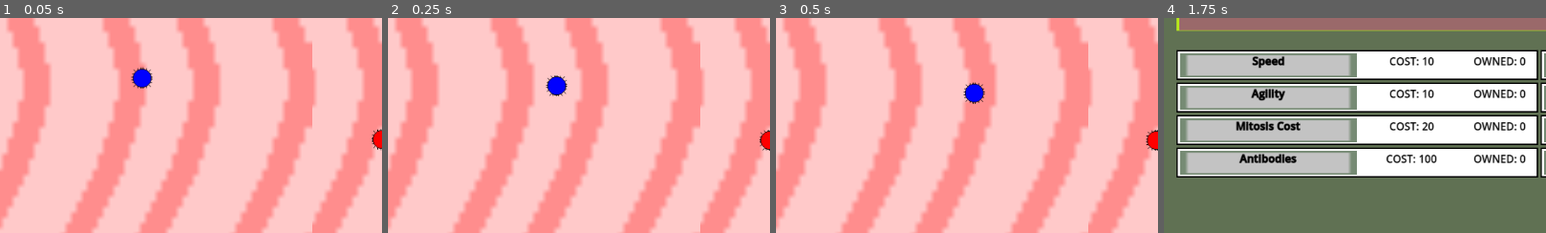
Above: before the commit, frames 1-4 (left to right).
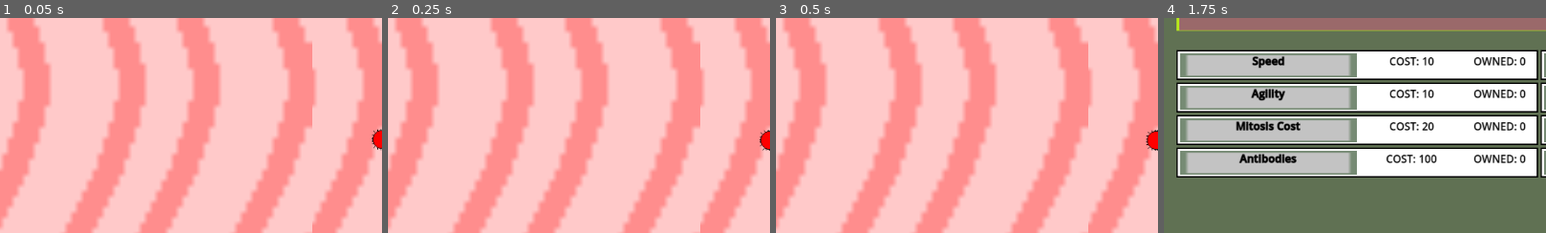
Above: after the commit, the same moments.

Repository: James-Perdue/GMTKJam24
Game: Godot game, scene res://scenes/RootLevel.tscn
Two runs of this game, one before a commit and one after it. Both use one fixed random seed, a clock stepped at 60 frames per second and the inputs below. The engine's default icon, where the game draws it, is replaced by a stand-in: a white triangle on a blue panel in a dark square.
Inputs (mouse positions are % of the whole screen's width and height, from its top left):
- Up to frame 1 (0.05 s): no input
- Up to frame 2 (0.25 s): no input
- Up to frame 3 (0.5 s): no input
- Up to frame 4 (1.75 s): click (75, 3) at 0.5 s; tap Enter at 1.25 s; hold D (move_right) from 1.28 s (still down); tap Space (action) at 1.35 s
The pictures show only the part of the screen within x 0-50%, y 22-72%; the shares and areas given below are measured in that part.

The runs differ from the first frame. In frame 1, 0.4% of the frame differs, in the area x 34-40%, y 22-33%; in frame 2, 0.4%; in frame 3, 0.4%; in frame 4, nothing differs.

Commit message:
Added Enemies

Diff:
--- a/IntestineTiles.tres
+++ b/IntestineTiles.tres
@@ -23,11 +23,13 @@
 texture = ExtResource("5_p6d7u")
 texture_region_size = Vector2i(512, 512)
 0:0/0 = 0
+0:0/0/physics_layer_0/polygon_0/points = PackedVector2Array(-256, -256, 256, -256, 256, 256, -256, 256)
 
 [sub_resource type="TileSetAtlasSource" id="TileSetAtlasSource_b1w38"]
 texture = ExtResource("6_txget")
 texture_region_size = Vector2i(512, 512)
 0:0/0 = 0
+0:0/0/physics_layer_0/polygon_0/points = PackedVector2Array(-256, -256, 256, -256, 256, 256, -256, 256)
 
 [resource]
 tile_size = Vector2i(512, 512)
--- a/colony.gd
+++ b/colony.gd
@@ -48,7 +48,9 @@
 
 # Called every frame. 'delta' is the elapsed time since the previous frame.
 func _process(delta: float) -> void:
-	var character2D = self.get_node("CharacterBody2D")
+	#var character2D = self.get_node("CharacterBody2D")
+
+	#Attempting to read collision and reaction from parent
 	#print('character2D.is_on_wall()', character2D.is_on_wall())
 	#if character2D.is_on_wall():
 		#position += character2D.get_wall_normal() * delta
@@ -56,10 +58,10 @@
 		#position += delta * velocity
 	#print(position)
 
-	character2D.move(velocity * delta)
+	#Try to let child handle it
+	#character2D.move(velocity * delta)
 
-	#self.get_node("CharacterBody2D").move_and_slide()
-	#position += delta * velocity
+	position += delta * velocity
 
 func move(direction: Vector2):
 	velocity = direction.normalized() * self.speed
--- a/scenes/EnemyController.gd
+++ b/scenes/EnemyController.gd
@@ -1,17 +1,24 @@
 extends Node2D
 var Colony = preload("res://Colony.tscn")
 var colony: Node2D
-var startPosition = Vector2(150, 256)
+var colonySettings = {
+		colonyColor = 'blue',
+		cellDurability = 5,
+		speed = 200,
+		damageMultiplier = 2,
+		startPosition = Vector2(20, 256)
+}
 
 # Called when the node enters the scene tree for the first time.
 func _ready() -> void:
 	colony = Colony.instantiate()
-	colony.colonyColor = "blue"
-	colony.position = startPosition
+	colony.colonyColor = colonySettings.colonyColor
+	colony.position = colonySettings.startPosition
 	colony.colonyDied.connect(_on_colony_die)
 	add_child(colony)
 	# Colony Specific Stats
-	colony.set_stats(200, 1.0, 0, 2)  # imagine my surprise when GDScript doesnt support named arguments
+	# Is there a need for this?
+	colony.set_stats(colonySettings.speed, colonySettings.damageMultiplier, 0, colonySettings.cellDurability)  # imagine my surprise when GDScript doesnt support named arguments
 	pass
 
 func _on_colony_die():
@@ -25,5 +32,5 @@
 		if abs(direction.x) < 400 && abs(direction.y) < 400:
 			colony.move(direction)
 		else:
-			colony.move(startPosition - colony.global_position)
+			colony.move(colonySettings.startPosition - colony.global_position)
 	pass
--- /dev/null
+++ b/scenes/EnemyController.tscn
@@ -0,0 +1,7 @@
+[gd_scene load_steps=2 format=3 uid="uid://6u81if6rrh4p"]
+
+[ext_resource type="Script" path="res://scenes/EnemyController.gd" id="1_3i0mp"]
+
+[node name="EnemyController" type="Node2D"]
+position = Vector2(246, 244)
+script = ExtResource("1_3i0mp")
--- a/scenes/RootLevel.tscn
+++ b/scenes/RootLevel.tscn
@@ -1,9 +1,8 @@
-[gd_scene load_steps=5 format=4 uid="uid://nwy5vuwjgas0"]
+[gd_scene load_steps=4 format=4 uid="uid://nwy5vuwjgas0"]
 
 [ext_resource type="Script" path="res://scenes/root_level.gd" id="1_2vcth"]
 [ext_resource type="PackedScene" uid="uid://clhgopfoq7iyb" path="res://PlayerController.tscn" id="1_lfa0c"]
 [ext_resource type="TileSet" uid="uid://ck5vcsja7w6n0" path="res://IntestineTiles.tres" id="3_rx04a"]
-[ext_resource type="Script" path="res://scenes/EnemyController.gd" id="4_r5ql3"]
 
 [node name="RootLevel" type="Node2D"]
 script = ExtResource("1_2vcth")
@@ -20,9 +19,5 @@
 wait_time = 0.75
 autostart = true
 
-[node name="Node2D" type="Node2D" parent="."]
-position = Vector2(246, 244)
-script = ExtResource("4_r5ql3")
-
 [connection signal="gameOver" from="PlayerController" to="." method="_on_player_controller_game_over"]
 [connection signal="timeout" from="FoodTimer" to="." method="_on_food_timer_timeout"]
--- a/scenes/root_level.gd
+++ b/scenes/root_level.gd
@@ -1,15 +1,45 @@
 extends Node2D
 var Food = preload("res://Food.tscn")
+var EnemyController = preload("res://scenes/EnemyController.tscn")
+
+var enemies = [
+	{
+		colonyColor = 'blue',
+		cellDurability = 5,
+		speed = 200,
+		damageMultiplier = 2,
+		startPosition = Vector2(150, 1200)
+	},
+	{
+		colonyColor = 'green',
+		cellDurability = 3,
+		speed = 300,
+		damageMultiplier = 1,
+		startPosition = Vector2(2000, 200)
+	},
+	{
+		colonyColor = 'black',
+		cellDurability = 5,
+		speed = 100,
+		damageMultiplier = 2,
+		startPosition = Vector2(4000, 200)
+	}
+]
 
 var player
-var enemy
 var camera
 func _ready() -> void:
 	player = $PlayerController
-	enemy = $EnemyController
 	camera = $PlayerController/Colony/Camera2D
+	initializeEnemies()
 
 # Fix the control node size (containers really don't like being a child of Node2D)
+func initializeEnemies() -> void:
+	for enemy in enemies:
+		print('enemy', enemy)
+		var initializedEnemy = EnemyController.instantiate()
+		initializedEnemy.colonySettings = enemy
+		add_child(initializedEnemy)
 
 func _on_food_timer_timeout() -> void:
 	var screenSize = get_viewport_rect().size
Not shown: 1 places in scenes/upgrade.tscn that only renumber resources
